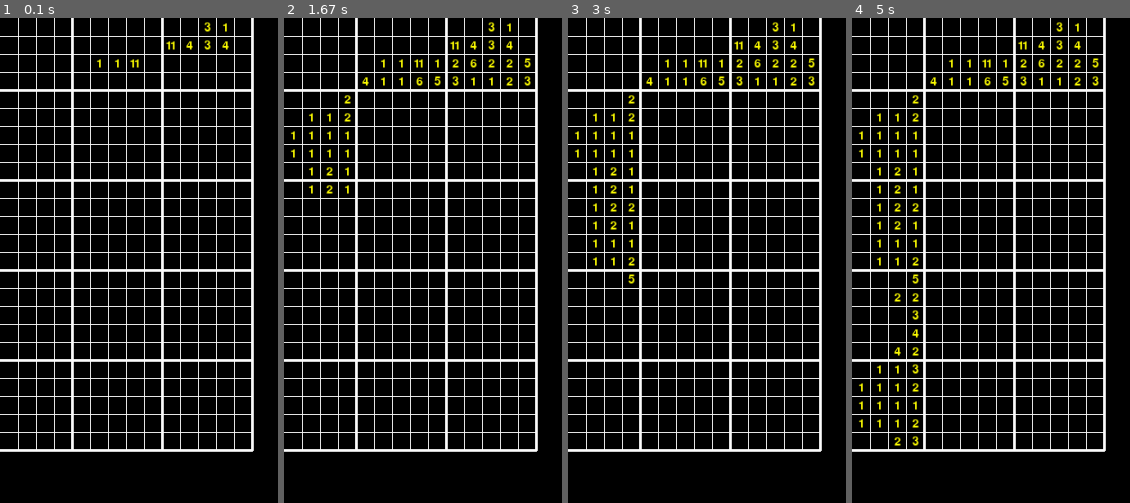
Above: before the commit, frames 1-4 (left to right).
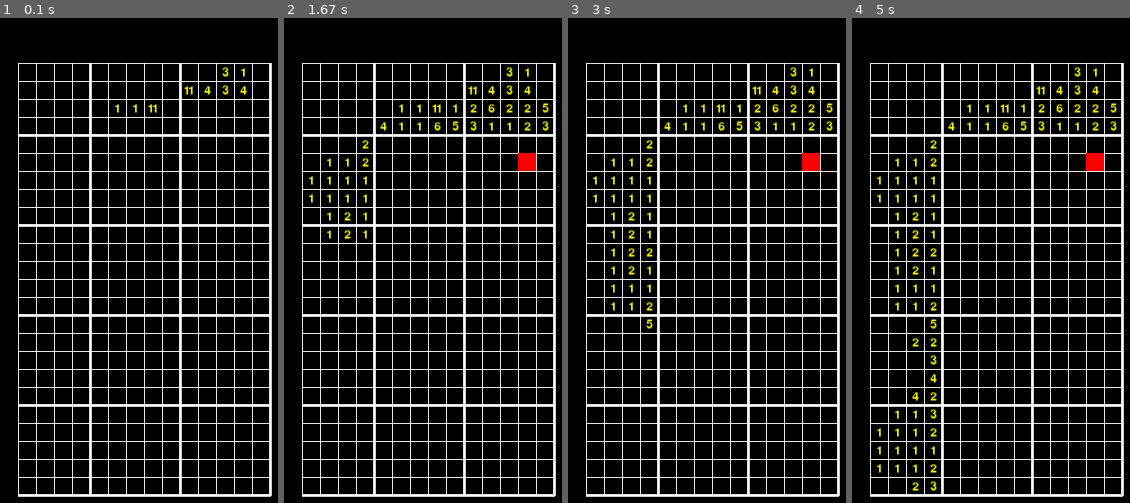
Above: after the commit, the same moments.

Repository: povijarrro/workspacepython
Game: pygame game, started from nonograms/main.py
The game is run twice, just before and just after one commit, with the same random seed, the same clock (stepped at 60 frames per second) and the same inputs.
Inputs (mouse positions are in pixels of both pictures, inside the frame that each line leads up to):
- Up to frame 1 (0.1 s): no input
- Up to frame 2 (1.67 s): press the mouse at (525, 163) at 0.87 s; move the mouse to (outside the picture) at 0.97 s; release the mouse at (outside the picture) at 1.1 s
- Up to frame 3 (3 s): no input
- Up to frame 4 (5 s): no input

The runs differ from the first frame. In frame 1, 18% of the frame differs, in the area x 0-98%, y 0-99%; in frame 2, 20%; in frame 3, 20%; in frame 4, 21%.

Commit message:
add position to draw nonogram

Diff:
--- a/nonograms/main.py
+++ b/nonograms/main.py
@@ -1,3 +1,4 @@
+from pygame.constants import MOUSEBUTTONDOWN
 from nonogram import Nonogram
 import pygame as pg
 import sys
@@ -31,14 +32,6 @@
 [0,0,0,0,0,11,4,3,4,0],
 [0,1,1,11,1,2,6,2,2,5],
 [4,1,1,6,5,3,1,1,2,3]],20)
-print(nono)
-nono.draw(pg.display,pg.font.SysFont("comicsans",20),pg.Color('yellow'))
 
-#blit_text(window,str(nono),(0,0),pg.font.SysFont("comicsans",50))
-#pg.display.update()
-
-while True:
-    for event in pg.event.get():
-            if event.type == pg.QUIT:
-                pg.quit()
-                sys.exit()
+print([[nono.matrix[i][j] for j in range(nono.maxrowlen,nono.matrix_size[1])] for i in range(nono.ncol,nono.matrix_size[0])])
+nono.draw(pg.display, (20,50), pg.font.SysFont("comicsans",20),pg.Color('yellow'))
--- a/nonograms/nonogram.py
+++ b/nonograms/nonogram.py
@@ -1,17 +1,18 @@
 import pygame as pg
+import sys
 
-def draw_grid(window, tile_size, grid_size,margin_size):
-    for line in range(1, grid_size[0]+1):
+def draw_grid(window, pos, tile_size, grid_size,margin_size):
+    for line in range(0, grid_size[0]+1):
         width=1
         if((line-margin_size[0])%5==0):
             width=3
-        pg.draw.line(window, (255, 255, 255), (0, line * tile_size), (grid_size[1]*tile_size, line * tile_size),width)
+        pg.draw.line(window, (255, 255, 255), (pos[0], line * tile_size+pos[1]), (grid_size[1]*tile_size+pos[0], line * tile_size+pos[1]),width)
 
-    for line in range(1, grid_size[1]+1):
+    for line in range(0, grid_size[1]+1):
         width=1
         if((line-margin_size[1])%5==0):
             width=3
-        pg.draw.line(window, (255, 255, 255), (line * tile_size, 0), (line * tile_size, grid_size[0]*tile_size),width)
+        pg.draw.line(window, (255, 255, 255), (line * tile_size+pos[0], pos[1]), (line * tile_size+pos[0], grid_size[0]*tile_size+pos[1]),width)
 
 class Nonogram:
 
@@ -20,43 +21,59 @@
         self.col_legend=col_legend
         self.tile_size=tile_size
         self.matrix=[]
-        nrow=len(self.row_legend)
-        ncol=len(self.col_legend)
-
-        maxrowlen=len(self.row_legend[0])
-        maxcollen=len(self.col_legend[0])
-        self.matrix_size=(nrow+ncol,maxrowlen+maxcollen)
+        self.nrow=len(self.row_legend)
+        self.ncol=len(self.col_legend)
+        self.maxrowlen=len(self.row_legend[0])
+        self.maxcollen=len(self.col_legend[0])
+        self.matrix_size=(self.nrow+self.ncol, self.maxrowlen+self.maxcollen)
         for i in range(self.matrix_size[0]):
             matrixrow=[]
             for j in range(self.matrix_size[1]):
-                if((i<ncol and j<maxrowlen) or (i>=ncol and j>=maxrowlen)):
+                if((i<self.ncol and j<self.maxrowlen) or (i>=self.ncol and j>=self.maxrowlen)):
                     matrixrow.append("")
                 else:
-                    if(i<ncol):
-                        matrixrow.append(f'{self.col_legend[i][j-maxrowlen]}')
+                    if(i<self.ncol):
+                        matrixrow.append(f'{self.col_legend[i][j-self.maxrowlen]}')
                     else:
-                        matrixrow.append(f'{self.row_legend[i-ncol][j]}')
+                        matrixrow.append(f'{self.row_legend[i-self.ncol][j]}')
             self.matrix.append(matrixrow)
+        self.nono_matrix=[[self.matrix[i][j] for j in range(self.maxrowlen,self.matrix_size[1])] for i in range(self.ncol, self.matrix_size[0])]
 
     def __str__(self):
         translation = {39: None, 44:None, 91:'[ ', 93:' ]'}
         return("\n".join(map(str,self.matrix)).translate(translation))
 
-    def draw(self,display,font,color):
+    def check(self,matrix):
+        return matrix==self.nono_matrix
+
+
+
+    def draw(self,display, pos, font, color):
         window=display.get_surface()
-        draw_grid(window, self.tile_size, self.matrix_size, (len(self.col_legend), len(self.row_legend[0])))
-        i = 0
-        for row in self.matrix:
-            j = 0
-            for tile in row:
-                if tile=='0':
-                    tile=''
-                tile_text=font.render(tile,True,color)
-                text_rect = tile_text.get_rect()
-                tile_rect=pg.Rect(j*self.tile_size, i*self.tile_size, self.tile_size, self.tile_size)
-                j += 1
-                window.blit(tile_text,(tile_rect.center[0]-text_rect.w//2, tile_rect.center[1]-text_rect.h//2))
-                display.update(tile_rect)
-            i += 1
+        draw_grid(window, pos, self.tile_size, self.matrix_size, (self.ncol, self.maxrowlen))
+        while(True):
+            i = 0
+            for row in self.matrix:
+                j = 0
+                for tile in row:
+                    if tile=='0':
+                        tile=''
+                    tile_text=font.render(tile,True,color)
+                    text_rect = tile_text.get_rect()
+                    tile_rect=pg.Rect(j*self.tile_size+pos[0], i*self.tile_size+pos[1], self.tile_size, self.tile_size)
+                    if(i>=self.ncol and j>=self.maxrowlen):
+                        if(pg.mouse.get_pressed()[0] and tile_rect.collidepoint(pg.mouse.get_pos())):
+                            window.fill((255,0,0,0), tile_rect)
+                        elif(pg.mouse.get_pressed()[2] and tile_rect.collidepoint(pg.mouse.get_pos())):
+                            window.fill((255,255,255),tile_rect)
+                    j += 1
+                    window.blit(tile_text,(tile_rect.center[0]-text_rect.w//2, tile_rect.center[1]-text_rect.h//2))
 
-        display.update()
+                    display.update(tile_rect)
+                i += 1
+
+            display.update()
+            for event in pg.event.get():
+                if event.type == pg.QUIT:
+                    pg.quit()
+                    sys.exit()
--- a/test.py
+++ b/test.py
@@ -27,3 +27,12 @@
 [4,5,6],
 [7,8,9]]
 print(str(p[1][1]))
+
+a=[[0,1,2,3,4],[5,6,7,8,9],[10,11,12,13,14],[15,16,17,18,19],[20,21,22,23,24]]
+b=[]
+for i in range(5):
+    row=[]
+    for j in range(5):
+        row.append(5*i+j)
+    b.append(row)
+print([[a[i][j] for j in range(2,4)] for i in range(1,4)])
